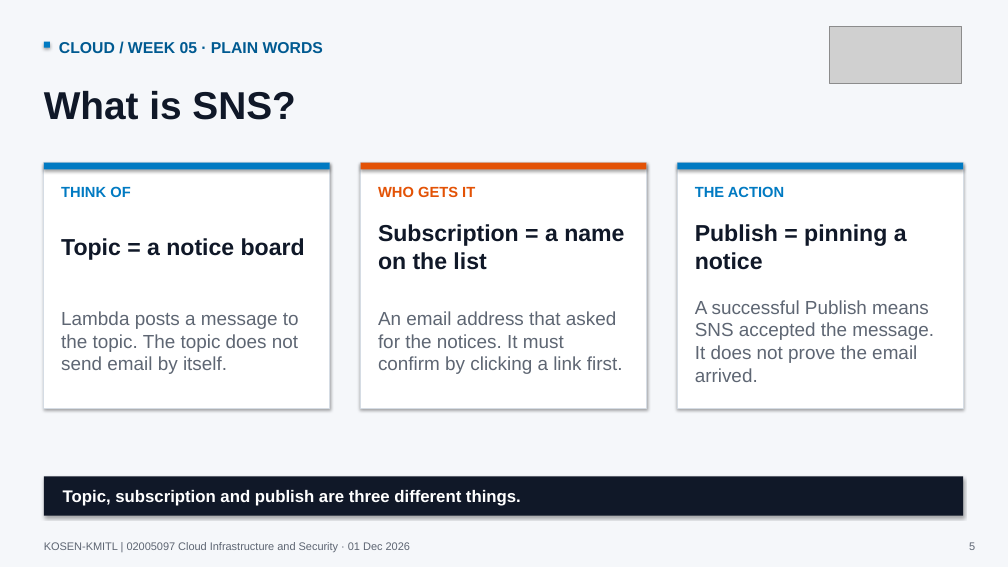
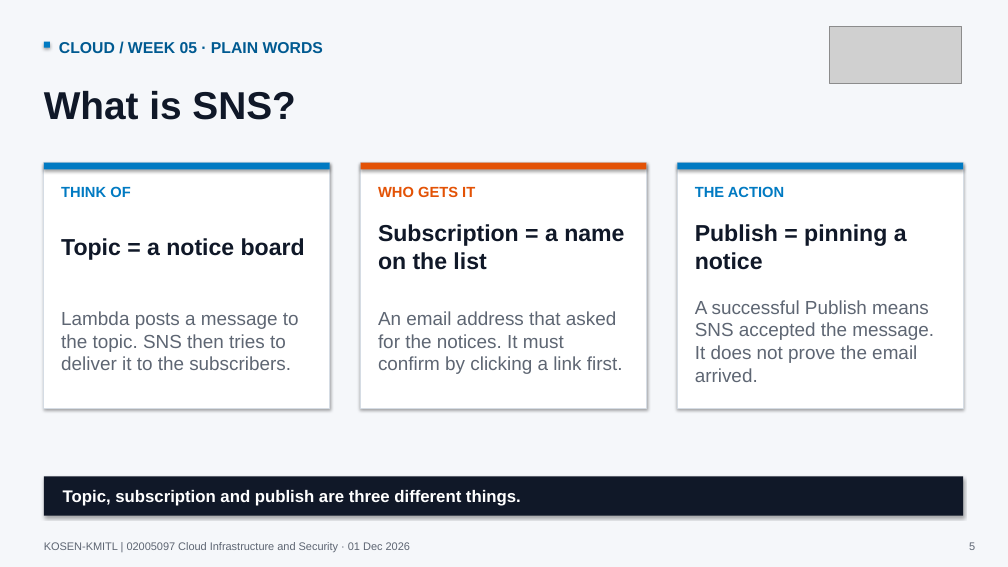
Before and after one commit to nutthakorn7/cloud-infrastructure-security, a slide deck: slide 5 of slides/weekly-bridges/output/Week05_Cloud_Course_Bridge.pptx. Drawn at 1008x567 pixels with LibreOffice and Linux fonts; fonts in the diff are those of the drawing; grey boxes stand for pictures. Boxes give left, top, right and bottom in pixels: in the first picture for what was removed or moved away, otherwise in the second. Text is boxed around its words. In the diff, an @@ line names an element or a change of style, - is before the commit and + after.

```diff
--- a/slides/weekly-bridges/output/Week05_Cloud_Course_Bridge.pptx
+++ b/slides/weekly-bridges/output/Week05_Cloud_Course_Bridge.pptx
@@ text at (61, 311, 299, 370): text changed @@
-Lambda posts a message to the topic. The topic does not send email by itself.
+Lambda posts a message to the topic. SNS then tries to deliver it to the subscribers.
```
Also in this commit, not shown: 1 other slide changed, 2 other files.
